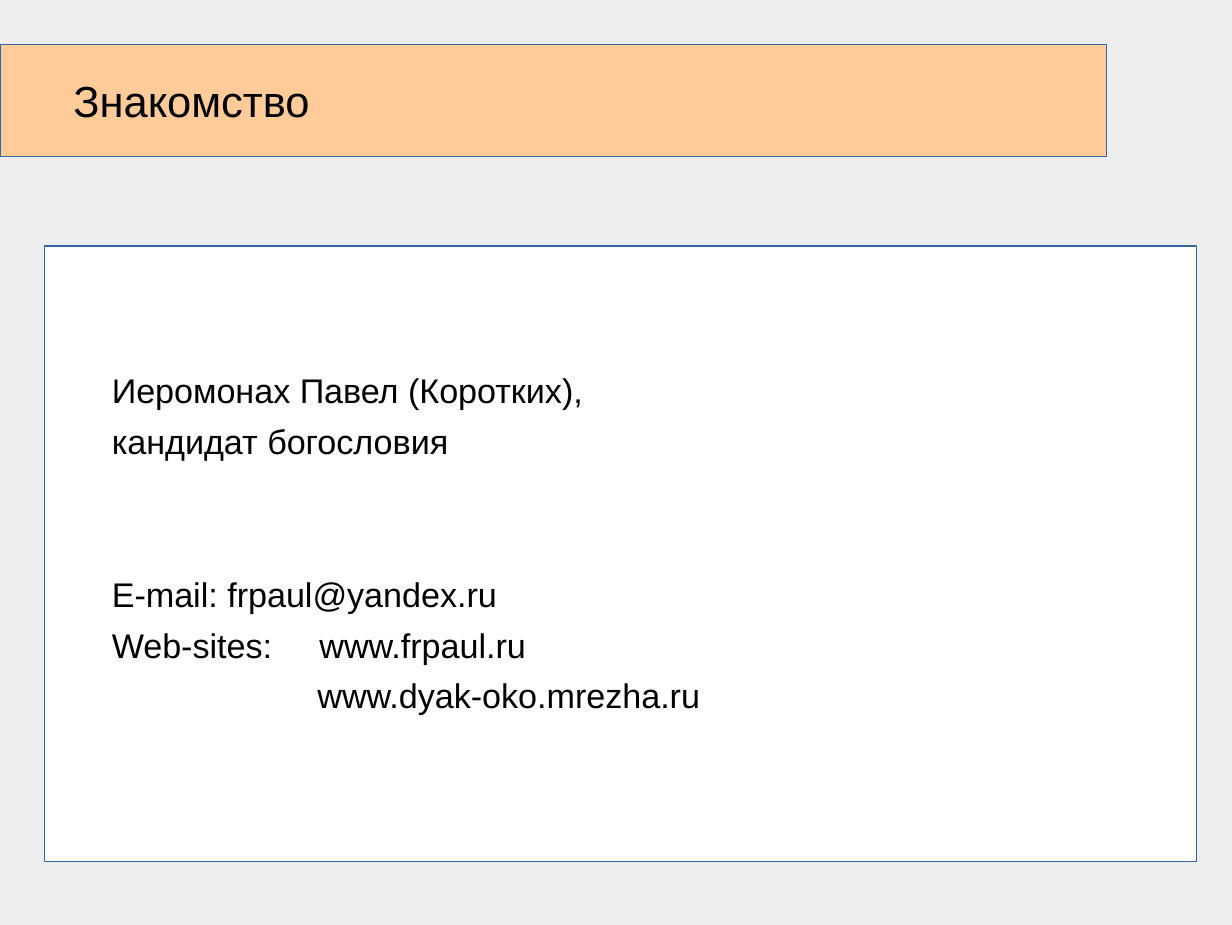
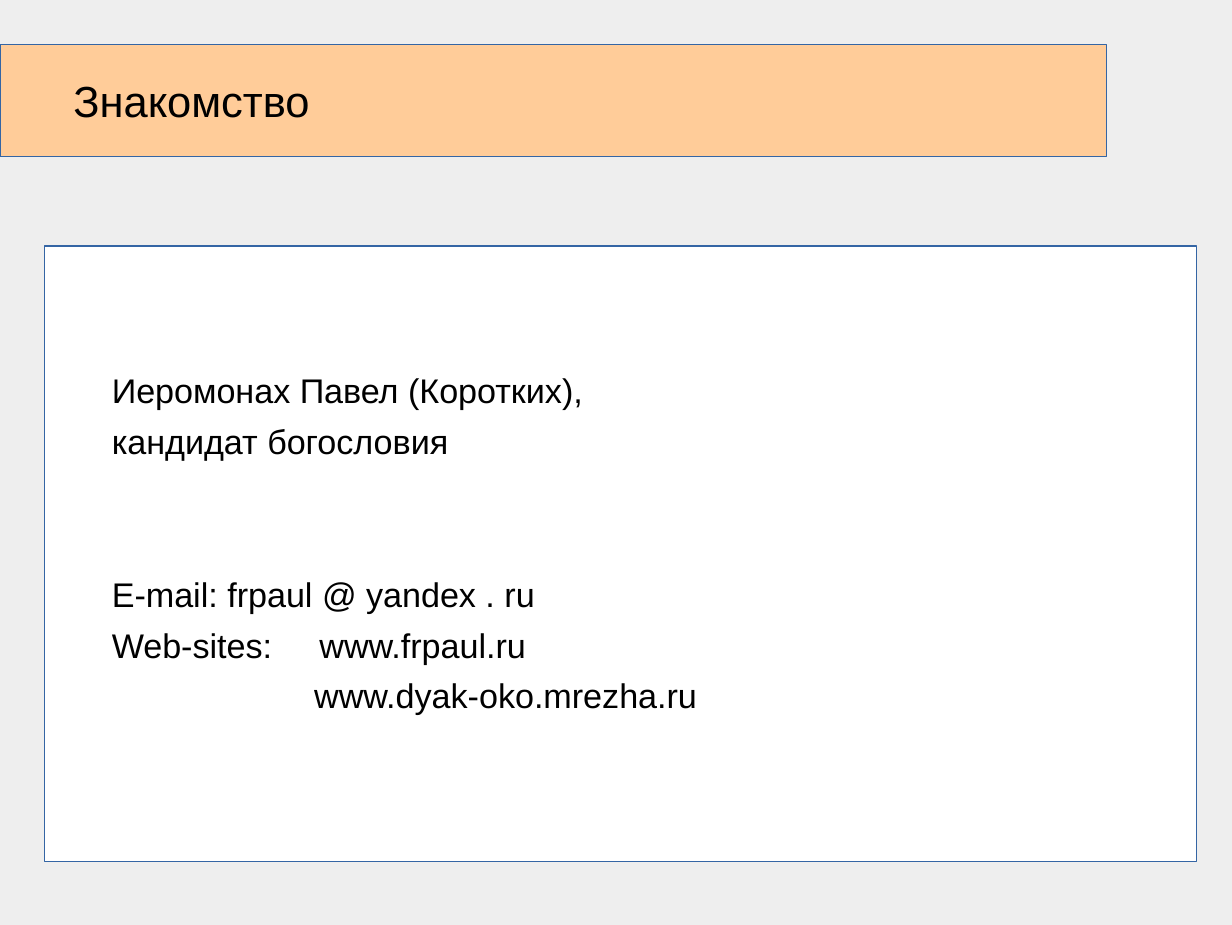
Before and after one commit to frpaul/ob, a slide deck: slide 1 of presentations/01_beginning_the_course_03.ppt. Drawn at 1232x925 pixels with LibreOffice and Linux fonts; fonts in the diff are those of the drawing. Boxes give left, top, right and bottom in pixels: in the first picture for what was removed or moved away, otherwise in the second. Text is boxed around its words. In the diff, an @@ line names an element or a change of style, - is before the commit and + after.

```diff
--- a/presentations/01_beginning_the_course_03.ppt
+++ b/presentations/01_beginning_the_course_03.ppt
@@ text at box(112, 582, 534, 613): text changed @@
-E-mail: frpaul@yandex.ru
+E-mail: frpaul @ yandex . ru
```
Also in this commit, not shown: 7 other slides changed, 1 slide added, 2 slides removed, 17 other files.
